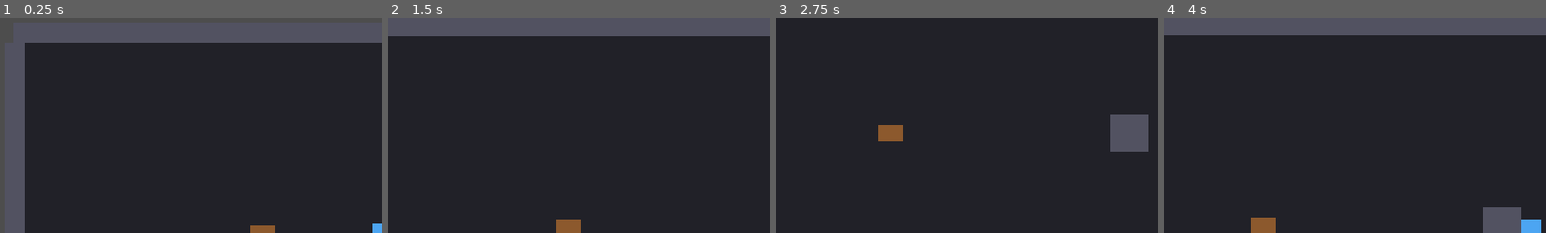
Above: before the commit, frames 1-4 (left to right).
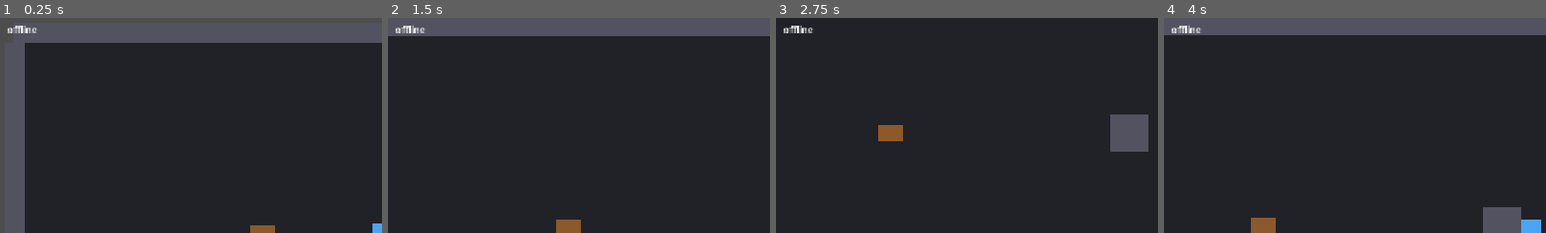
Above: after the commit, the same moments.

Repository: Fomiller/fantasy-rpg
Game: Godot game, scene res://scenes/main.tscn
The game is run twice, just before and just after one commit, with the same random seed, the same clock (stepped at 60 frames per second) and the same inputs.
Inputs:
- Up to frame 1 (0.25 s): no input
- Up to frame 2 (1.5 s): tap Enter at 0.5 s; hold D (move_right) 0.53-1.28 s; tap E (interact) at 0.6, 1.35 s; hold S (move_down) from 1.28 s (still down)
- Up to frame 3 (2.75 s): release S (move_down) at 2.03 s; hold D (move_right) from 2.03 s (still down); tap E (interact) at 2.1 s
- Up to frame 4 (4 s): release D (move_right) at 2.78 s; hold W (move_up) 2.78-3.53 s; tap E (interact) at 2.85, 3.6 s; hold A (move_left) from 3.53 s (still down)
The pictures show only the part of the screen within x 0-50%, y 0-50%; the shares and areas given below are measured in that part.

The runs differ from the first frame. In frame 1, 0.2% of the frame differs, in the area x 2-10%, y 3-8%; in frame 2, 0.2%; in frame 3, 0.2%; in frame 4, 0.2%.

Commit message:
feat(FOM-106): websocket link between Godot client and cave-server
Co-Authored-By: Claude Opus 5.5 <noreply@anthropic.com>

Diff:
--- a/client/godot/scenes/main.tscn
+++ b/client/godot/scenes/main.tscn
@@ -1,12 +1,32 @@
-[gd_scene load_steps=4 format=3]
+[gd_scene load_steps=5 format=3]
 
 [ext_resource type="Script" path="res://scripts/main.gd" id="1_main"]
 [ext_resource type="PackedScene" path="res://scenes/test_room.tscn" id="2_room"]
 [ext_resource type="PackedScene" path="res://scenes/player.tscn" id="3_player"]
+[ext_resource type="Script" path="res://scripts/server_connection.gd" id="4_connection"]
 
 [node name="Main" type="Node2D"]
 script = ExtResource("1_main")
 
+[node name="ServerConnection" type="Node" parent="."]
+script = ExtResource("4_connection")
+
 [node name="TestRoom" parent="." instance=ExtResource("2_room")]
 
+[node name="ServerGhost" type="Line2D" parent="."]
+visible = false
+points = PackedVector2Array(-16, -16, 16, -16, 16, 16, -16, 16)
+closed = true
+width = 2.0
+default_color = Color(1, 1, 1, 0.6)
+
 [node name="Player" parent="." instance=ExtResource("3_player")]
+
+[node name="HUD" type="CanvasLayer" parent="."]
+
+[node name="Status" type="Label" parent="HUD"]
+offset_left = 12.0
+offset_top = 8.0
+offset_right = 400.0
+offset_bottom = 32.0
+text = "offline"
--- a/client/godot/scripts/main.gd
+++ b/client/godot/scripts/main.gd
@@ -1,5 +1,38 @@
 extends Node2D
+
+@onready var _connection: ServerConnection = $ServerConnection
+@onready var _player: Player = $Player
+@onready var _ghost: Node2D = $ServerGhost
+@onready var _status: Label = $HUD/Status
 
 
 func _ready() -> void:
 	print("main scene loaded")
+	_connection.joined.connect(_on_joined)
+	_connection.disconnected.connect(_on_disconnected)
+	_connection.snapshot_received.connect(_on_snapshot)
+	_on_disconnected()
+
+
+func _physics_process(_delta: float) -> void:
+	_connection.send_move(_player.get_move_input())
+
+
+func _on_joined(player_id: int) -> void:
+	_status.text = "player %d" % player_id
+
+
+func _on_disconnected() -> void:
+	_ghost.visible = false
+	_status.text = "offline"
+
+
+# The ghost marks where the server thinks this player is. Until prediction and
+# reconciliation land, it shows how far the client and server drift apart.
+func _on_snapshot(snapshot: GameV1.WorldSnapshot) -> void:
+	for entity: GameV1.EntityState in snapshot.get_entities():
+		if entity.get_id() == _connection.player_id:
+			var pos := entity.get_position()
+			_ghost.position = Vector2(pos.get_x(), pos.get_y())
+			_ghost.visible = true
+	_status.text = "player %d · tick %d" % [_connection.player_id, snapshot.get_tick()]
--- /dev/null
+++ b/client/godot/scripts/server_connection.gd
@@ -0,0 +1,119 @@
+class_name ServerConnection
+extends Node
+
+signal joined(player_id: int)
+signal disconnected
+signal snapshot_received(snapshot: GameV1.WorldSnapshot)
+signal damage_received(event: GameV1.DamageEvent)
+
+const DEFAULT_URL := "ws://127.0.0.1:8080/ws"
+const PROTOCOL_VERSION := 1
+const RETRY_SECONDS := 2.0
+
+@export var player_name := "player"
+
+var player_id := 0
+
+var _socket := WebSocketPeer.new()
+var _url := DEFAULT_URL
+var _was_open := false
+var _retry_in := 0.0
+var _move_seq := 0
+var _last_direction := Vector2.INF
+
+
+func _ready() -> void:
+	_url = _url_from_args()
+	_connect()
+
+
+func _exit_tree() -> void:
+	_socket.close()
+
+
+func is_joined() -> bool:
+	return player_id != 0
+
+
+# Only sends when the direction changes. The server keeps applying the last
+# input it got, so repeating it every frame would be wasted bandwidth.
+func send_move(direction: Vector2) -> void:
+	if not is_joined() or direction == _last_direction:
+		return
+	_last_direction = direction
+	_move_seq += 1
+	var msg := _new_message()
+	var move := msg.new_move()
+	move.set_seq(_move_seq)
+	var d := move.new_direction()
+	d.set_x(direction.x)
+	d.set_y(direction.y)
+	_send(msg)
+
+
+func _process(delta: float) -> void:
+	_socket.poll()
+	match _socket.get_ready_state():
+		WebSocketPeer.STATE_OPEN:
+			if not _was_open:
+				_was_open = true
+				_send_join()
+			while _socket.get_available_packet_count() > 0:
+				_handle(_socket.get_packet())
+		WebSocketPeer.STATE_CLOSED:
+			if _was_open:
+				_was_open = false
+				player_id = 0
+				_last_direction = Vector2.INF
+				print("disconnected from %s (%d)" % [_url, _socket.get_close_code()])
+				disconnected.emit()
+			_retry_in -= delta
+			if _retry_in <= 0.0:
+				_connect()
+
+
+func _connect() -> void:
+	_retry_in = RETRY_SECONDS
+	_socket = WebSocketPeer.new()
+	var err := _socket.connect_to_url(_url)
+	if err != OK:
+		push_warning("cannot connect to %s: %s" % [_url, error_string(err)])
+
+
+func _send_join() -> void:
+	var msg := _new_message()
+	msg.new_join().set_name(player_name)
+	_send(msg)
+
+
+func _handle(bytes: PackedByteArray) -> void:
+	var msg := GameV1.ServerMessage.new()
+	if msg.from_bytes(bytes) != GameV1.PB_ERR.NO_ERRORS:
+		push_warning("dropped a server message that did not decode")
+		return
+	if msg.has_joined():
+		player_id = msg.get_joined().get_player_id()
+		print("joined %s as player %d" % [_url, player_id])
+		joined.emit(player_id)
+	elif msg.has_snapshot():
+		snapshot_received.emit(msg.get_snapshot())
+	elif msg.has_damage():
+		damage_received.emit(msg.get_damage())
+
+
+func _new_message() -> GameV1.ClientMessage:
+	var msg := GameV1.ClientMessage.new()
+	msg.set_protocol_version(PROTOCOL_VERSION)
+	return msg
+
+
+func _send(msg: GameV1.ClientMessage) -> void:
+	_socket.send(msg.to_bytes(), WebSocketPeer.WRITE_MODE_BINARY)
+
+
+# Run with `-- --server=ws://host:port/ws` to point at another server.
+func _url_from_args() -> String:
+	for arg in OS.get_cmdline_user_args():
+		if arg.begins_with("--server="):
+			return arg.trim_prefix("--server=")
+	return DEFAULT_URL
--- /dev/null
+++ b/client/godot/tests/net_test.gd
@@ -0,0 +1,68 @@
+extends SceneTree
+
+# Needs a cave-server on 127.0.0.1:8080. `just net-test` starts one.
+const TIMEOUT_MSEC := 5000
+
+var _failures := 0
+
+
+func _initialize() -> void:
+	_run.call_deferred()
+
+
+func _run() -> void:
+	var main: Node = load("res://scenes/main.tscn").instantiate()
+	root.add_child(main)
+	var connection: ServerConnection = main.get_node("ServerConnection")
+
+	var joined := await _until(func() -> bool: return connection.is_joined())
+	_check(joined, "joined the server")
+	if not joined:
+		_finish()
+		return
+
+	var latest := {"snapshot": null}
+	connection.snapshot_received.connect(func(s: GameV1.WorldSnapshot) -> void: latest.snapshot = s)
+	_check(await _until(func() -> bool: return latest.snapshot != null), "receives world snapshots")
+
+	var start_tick: int = latest.snapshot.get_tick()
+	Input.action_press("move_right")
+	var moved := await _until(func() -> bool: return _server_x(latest.snapshot, connection.player_id) > 60.0)
+	Input.action_release("move_right")
+	_check(moved, "server moved the player after MoveInput")
+	_check(latest.snapshot.get_tick() > start_tick, "server tick advances")
+
+	var enemies := 0
+	for e: GameV1.EntityState in latest.snapshot.get_entities():
+		if e.get_kind() == GameV1.EntityKind.ENEMY:
+			enemies += 1
+	_check(enemies == 1, "snapshot includes the enemy")
+
+	_finish()
+
+
+func _server_x(snapshot: GameV1.WorldSnapshot, player_id: int) -> float:
+	for e: GameV1.EntityState in snapshot.get_entities():
+		if e.get_id() == player_id:
+			return e.get_position().get_x()
+	return -INF
+
+
+func _until(condition: Callable) -> bool:
+	var deadline := Time.get_ticks_msec() + TIMEOUT_MSEC
+	while Time.get_ticks_msec() < deadline:
+		if condition.call():
+			return true
+		await process_frame
+	return condition.call()
+
+
+func _finish() -> void:
+	print("net_test: %s" % ("PASS" if _failures == 0 else "FAIL (%d)" % _failures))
+	quit(1 if _failures > 0 else 0)
+
+
+func _check(ok: bool, name: String) -> void:
+	print("%s %s" % ["ok  " if ok else "FAIL", name])
+	if not ok:
+		_failures += 1
Not shown, added: client/godot/scripts/server_connection.gd.uid
Not shown, added: client/godot/tests/net_test.gd.uid
Not shown, changed: README.md
Not shown, changed: go.mod
Not shown, changed: go.sum
Not shown, changed: justfile
Not shown, changed: repo.nix
Not shown, changed: src/cmd/cave-server/main.go
Not shown, added: src/internal/protocol/convert.go
Not shown, added: src/internal/protocol/convert_test.go
Not shown, added: src/internal/server/server.go
Not shown, added: src/internal/server/server_test.go
(and 2 more such lines)
